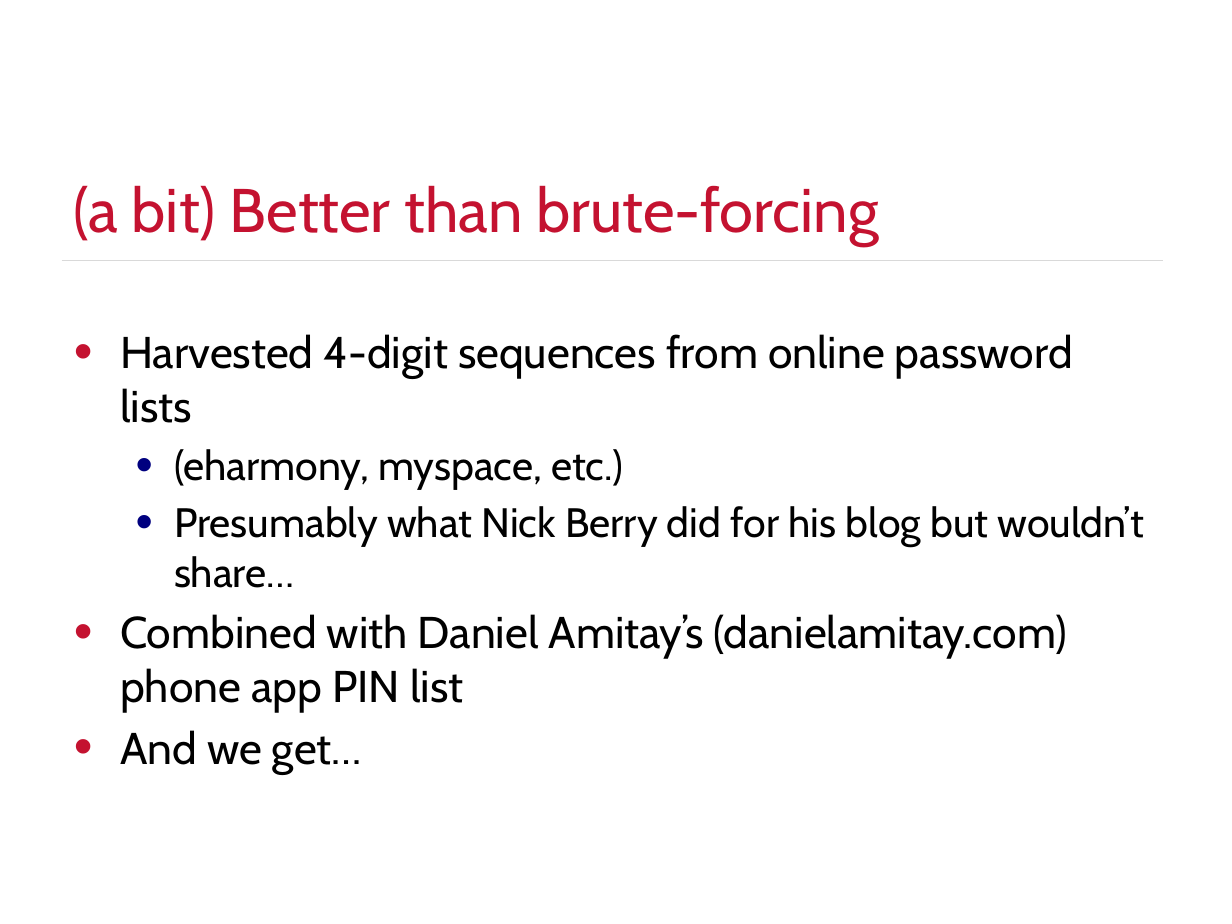
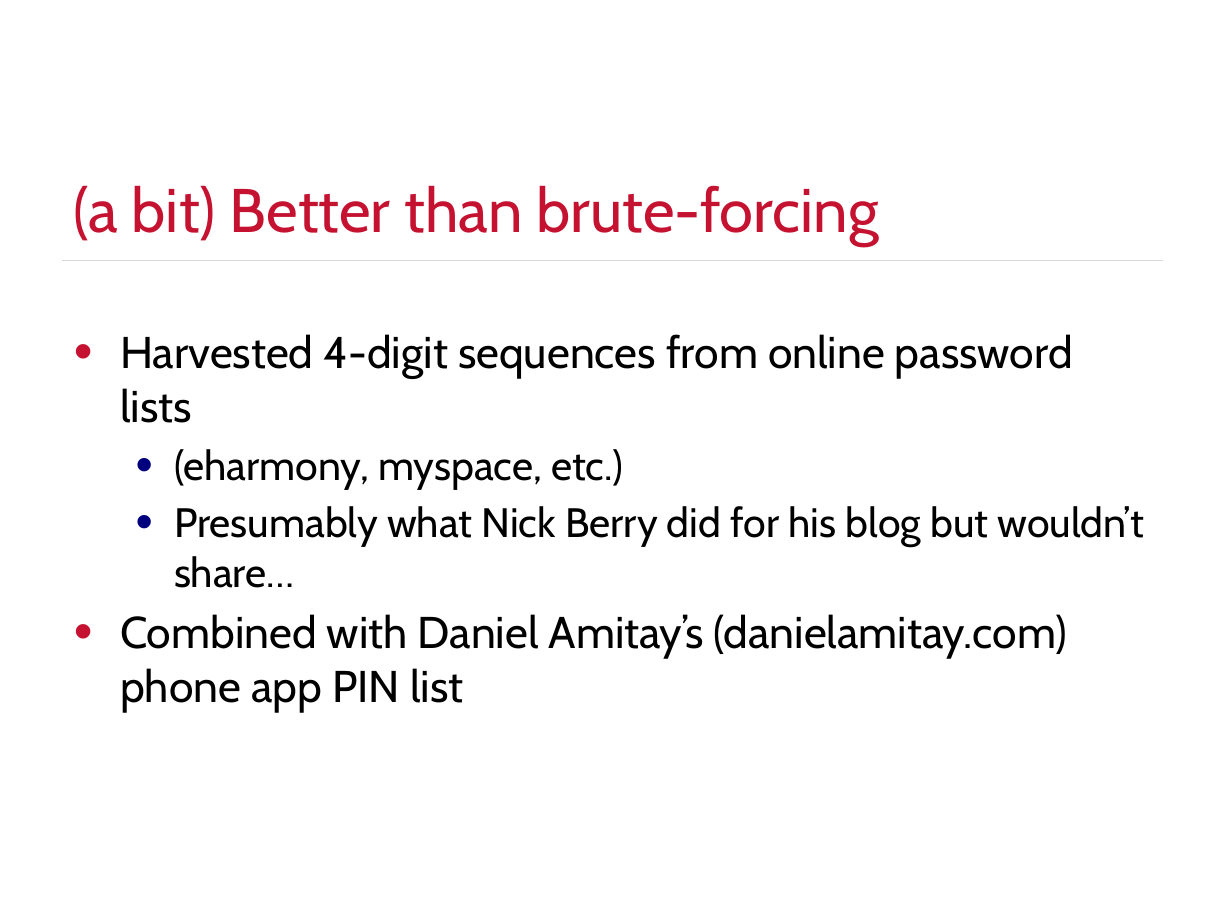
Before and after one commit to justinengler/BruteController, a slide deck: slide 16 of Automated PIN Cracking.pptx (slide 18 before the commit). Drawn at 1232x924 pixels with LibreOffice and Linux fonts; fonts in the diff are those of the drawing; background and template pictures are left out. Boxes give left, top, right and bottom in pixels: in the first picture for what was removed or moved away, otherwise in the second. Text is boxed around its words. In the diff, an @@ line names an element or a change of style, - is before the commit and + after.

```diff
--- a/Automated PIN Cracking.pptx
+++ b/Automated PIN Cracking.pptx
@@ text at bbox=[120, 730, 362, 774]: paragraph removed @@
-• And we get…
```
Also in this commit, not shown: 8 other slides changed, 3 slides added, 5 slides removed, 2 other files.
